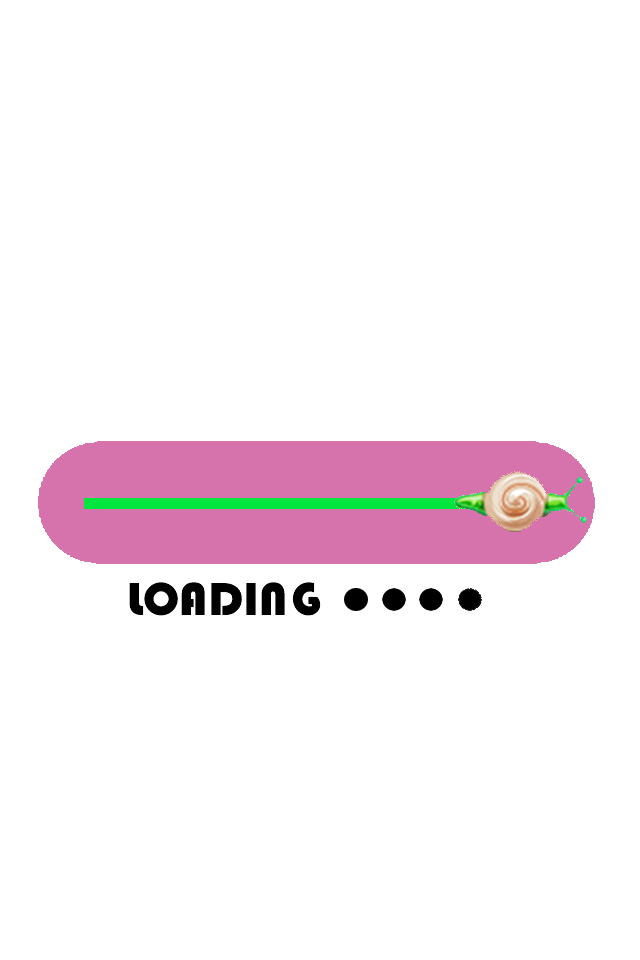
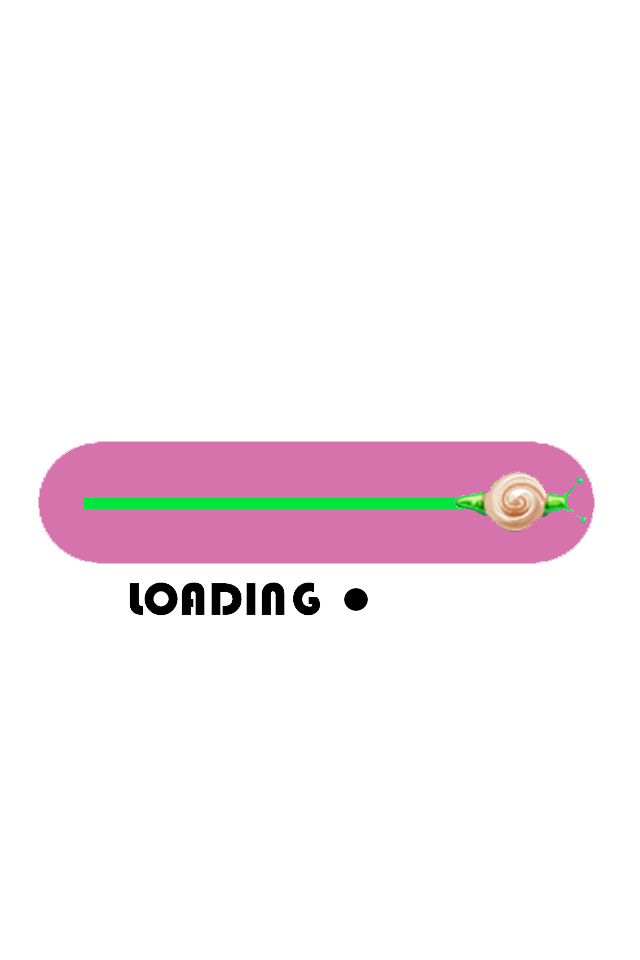
Layer changes from the first 640×960 image to the second:
hid "006" over bbox(38, 441, 595, 616)
hid "005" over bbox(38, 441, 595, 616)
hid "004" over bbox(38, 441, 595, 616)
hid "003" over bbox(38, 441, 595, 616)
hid "002" over bbox(38, 441, 595, 616)
hid "001" over bbox(38, 441, 595, 616)
